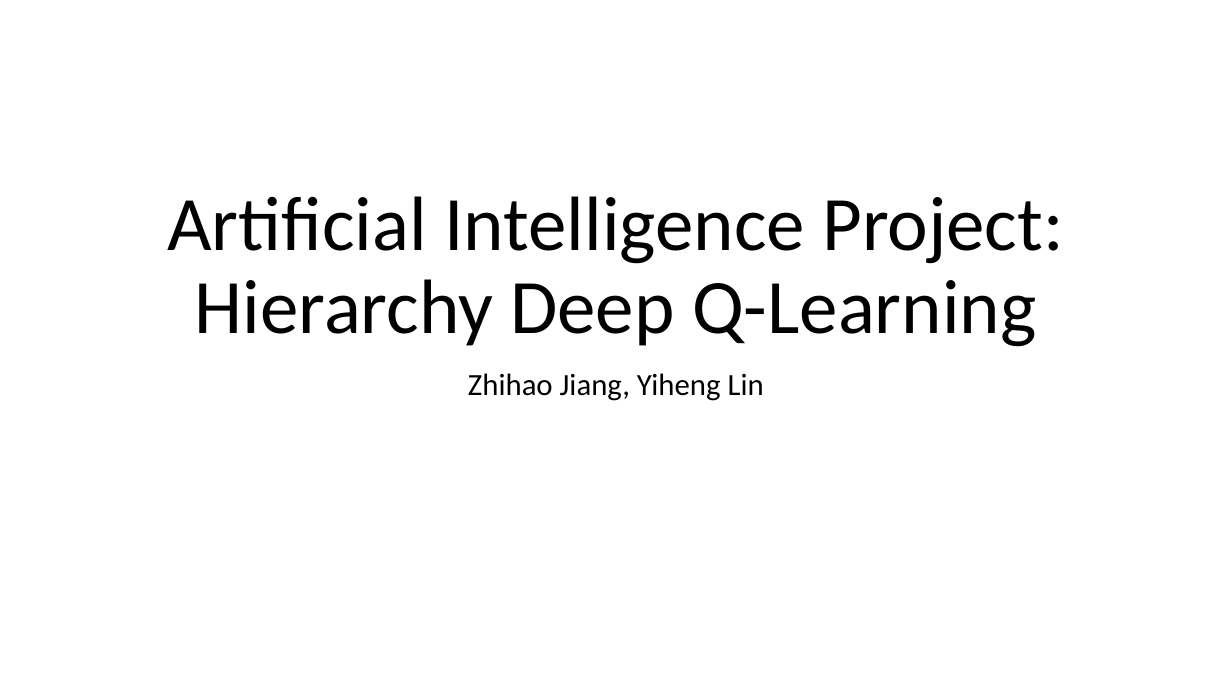
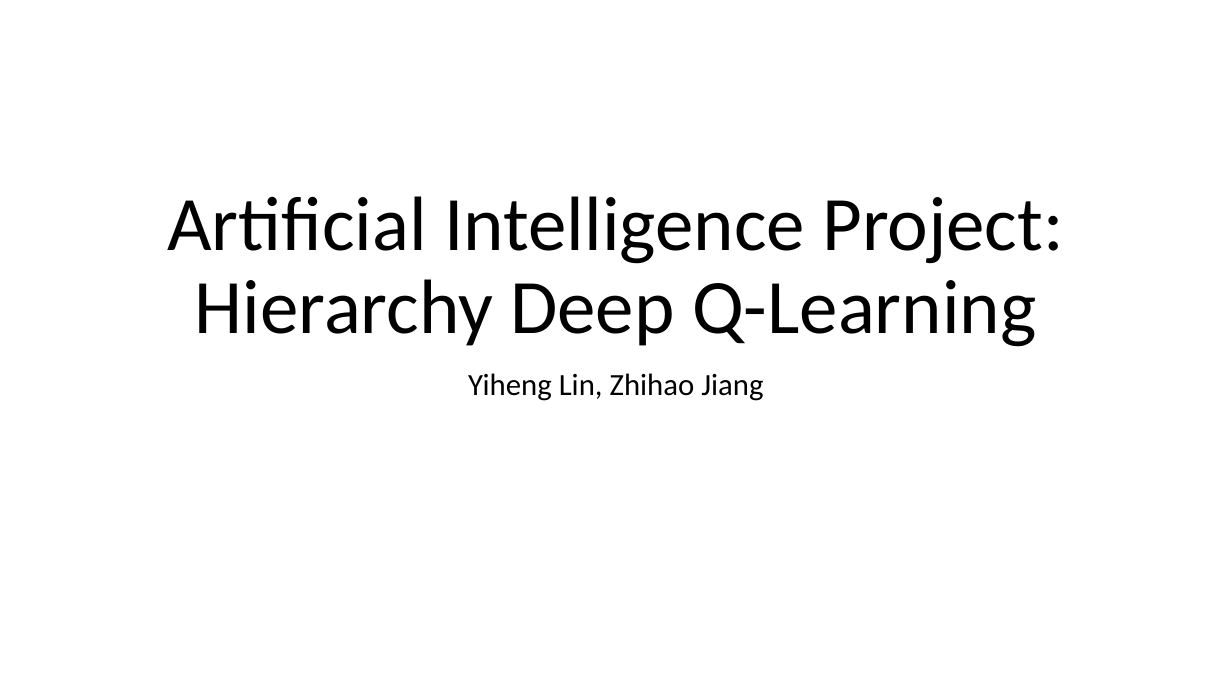
Before and after one commit to faebdc/AI-Project, a slide deck: slide 1 of presentation/Presentation.pptx. Drawn at 1232x693 pixels with LibreOffice and Linux fonts; fonts in the diff are those of the drawing. Boxes give left, top, right and bottom in pixels: in the first picture for what was removed or moved away, otherwise in the second. Text is boxed around its words. In the diff, an @@ line names an element or a change of style, - is before the commit and + after.

```diff
--- a/presentation/Presentation.pptx
+++ b/presentation/Presentation.pptx
@@ subtitle at (468, 373, 763, 401): text changed @@
-Zhihao Jiang, Yiheng Lin
+Yiheng Lin, Zhihao Jiang
```
Also in this commit, not shown: 6 slides added, 3 other files.
